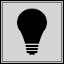
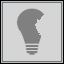
Two versions of the same layered image (w=64, h=64). Layer-by-layer changes:
showed "transparency" over left=16, top=8, right=48, bottom=55
painted on "jabberbox" over left=35, top=14, right=48, bottom=37
